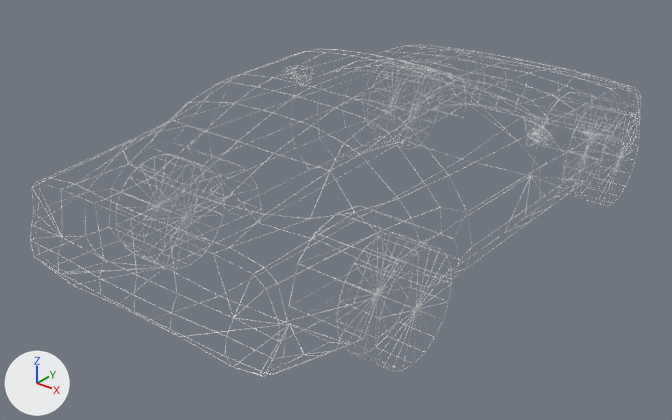
One commit to the OBJ model assets/c4.obj: the scene before it, then after it.
Both versions are drawn from a camera (50 mm lens) standing at (14.3, -20.5, 10.4) and looking at (-1.0, -1.3, -1.5). The lights are fixed; the arrows at lower left show +X, +Y and +Z. Where no turn or scale is listed for an object, it has been applied to the vertices.

The scene before the commit, as lines of its bpy script (objects in view):
```python
me_s_0048 = bpy.data.meshes.new('s_0048')
me_s_0048.from_pydata(...)  # 3924 vertices, 5360 faces; spans x -4.6..4.6, y -9.7..10.8, z -2.4..3.1
me_s_0048.materials.append(mat_corvette_c4_standard00c044)  # white #e7e7e7
ob_s_0048 = bpy.data.objects.new('s_0048', me_s_0048)
ob_s_0048.location = (0.0, 0.0, 0.0)
```
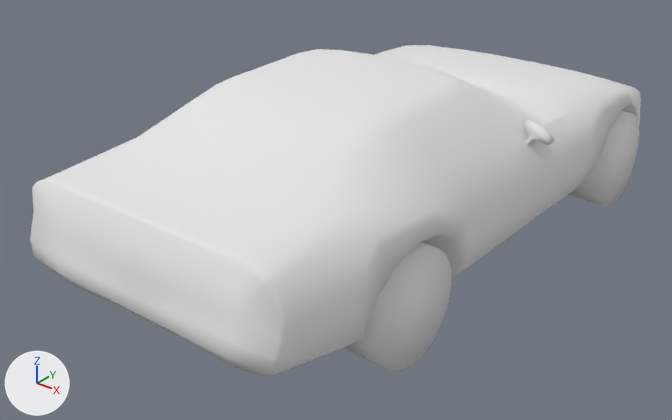
Edits to the scene script, one JSON object a line:
```json
{"block": "me_s_0048", "where": "# used by ob_s_0048; location = (0.0, 0.0, 0.0)"}
{"op": "remove", "block": "me_s_0048", "code": "me_s_0048.from_pydata(...)  # 3924 vertices, 5360 faces; spans x -4.6..4.6, y -9.7..10.8, z -2.4..3.1"}
{"op": "add", "block": "me_s_0048", "code": "me_s_0048.from_pydata(...)  # 622 vertices, 738 faces; spans x -4.6..4.6, y -9.7..10.8, z -2.4..3.1"}
{"block": "me_s_0048", "change": "me_s_0048 part 1: 3302 vertices removed from x -4.6..4.6, y -9.7..10.8, z -2.4..3.1"}
```

Location of each change, [x1, y1, x2, y2] in pixels of the pictures (672 x 420 px):
```json
{"object": "s_0048", "change": "reshaped", "before": [30, 45, 641, 377], "after": [30, 45, 641, 376]}
{"part": 1, "of": "me_s_0048", "change": "deleted", "before": [30, 45, 641, 377]}
```
